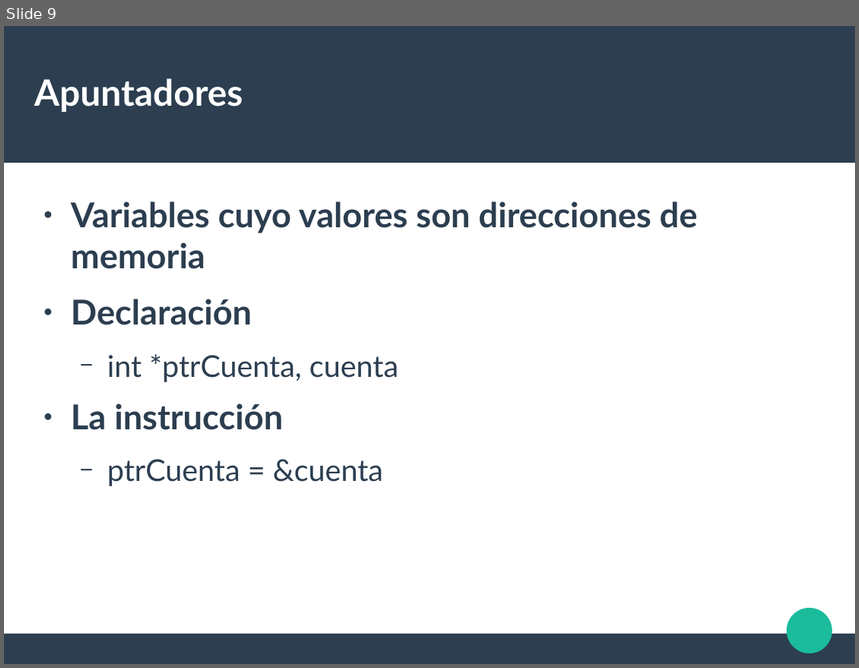
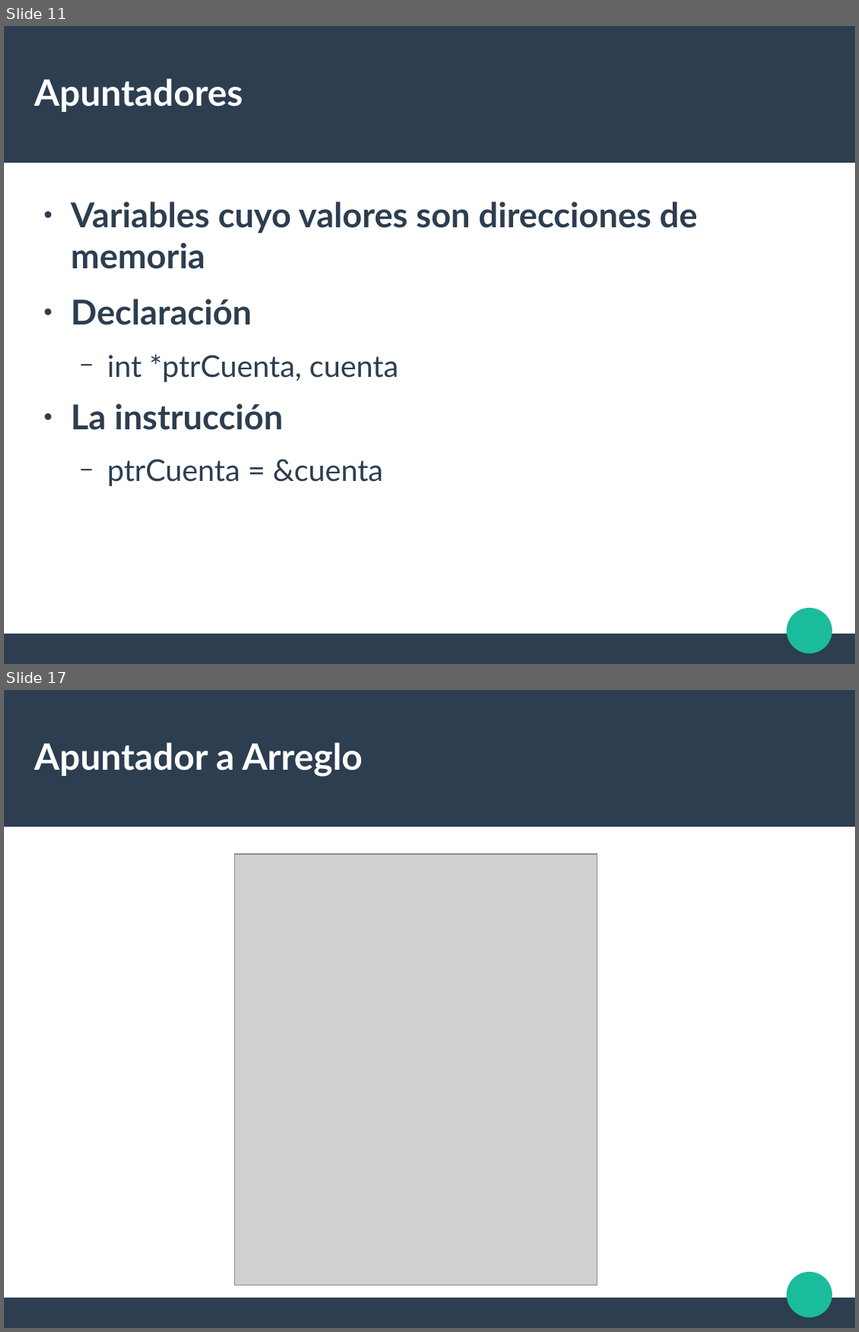
Before and after one commit to liowiki/EDA1-20192, a slide deck: Tema1.odp. Shown one above the other, each under a label of ours: slide 9 before the commit, slides 11 and 17 after it; the slides between them are not shown. The pictures are 859x668 and 859x1332 pixels, drawn with LibreOffice and Linux fonts; fonts in the diff are those of the drawing; grey boxes stand for pictures. Boxes give left, top, right and bottom in pixels: in the first picture for what was removed or moved away, otherwise in the second. Text is boxed around its words. In the diff, an @@ line names an element or a change of style, - is before the commit and + after.

```diff
--- a/Tema1.odp
+++ b/Tema1.odp
@@ slide 17 added at box(4, 690, 855, 1328), background #FFFFFF; not listed: 3 template elements that a slide beside it also shows @@
@@ title added at box(34, 742, 363, 777), 33.9 pt, text #FFFFFF, bold @@
+Apuntador a Arreglo
@@ picture added at box(235, 854, 598, 1286) @@
@@ what was slide 9 is now slide 11 @@
```
Also in this commit, not shown: 1 slide changed, 31 other slides added, 4 other files.
